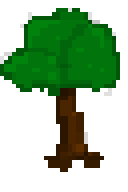
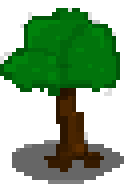
Layer changes from the first 128 × 192 image to the second:
added layer "Ellipse 1" above "Layer 1" over [12, 140, 124, 184]
